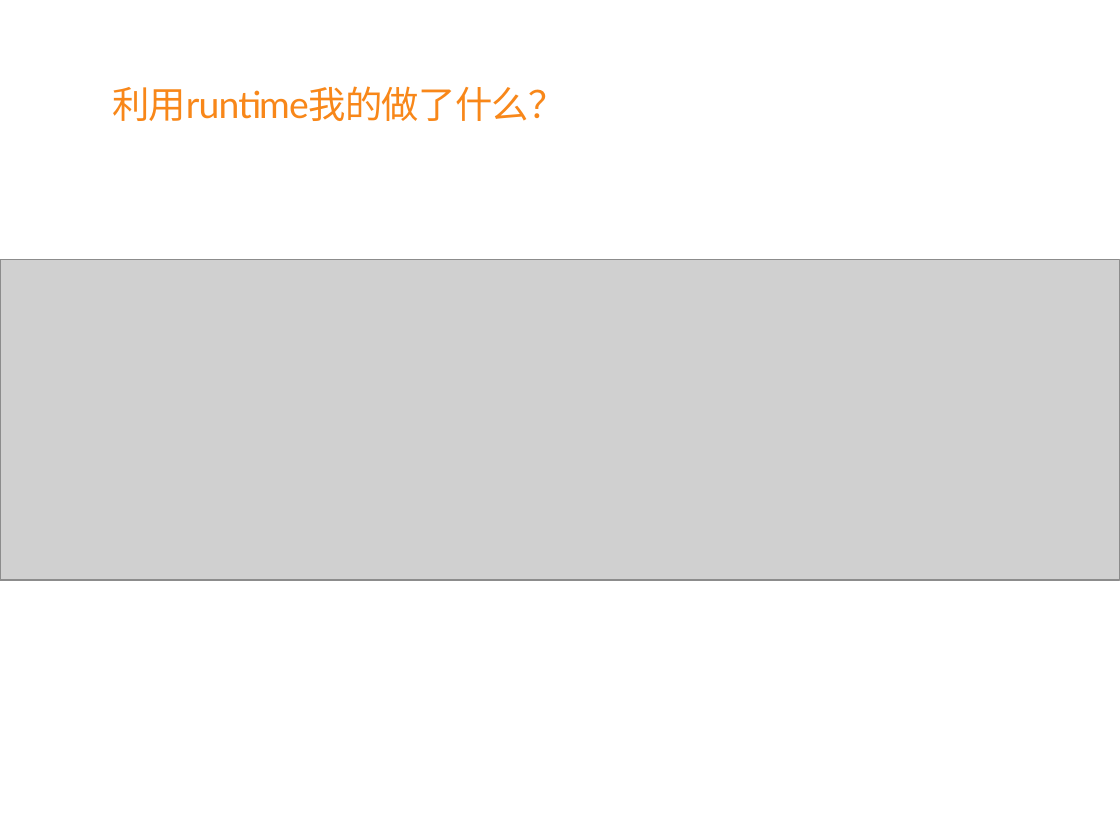
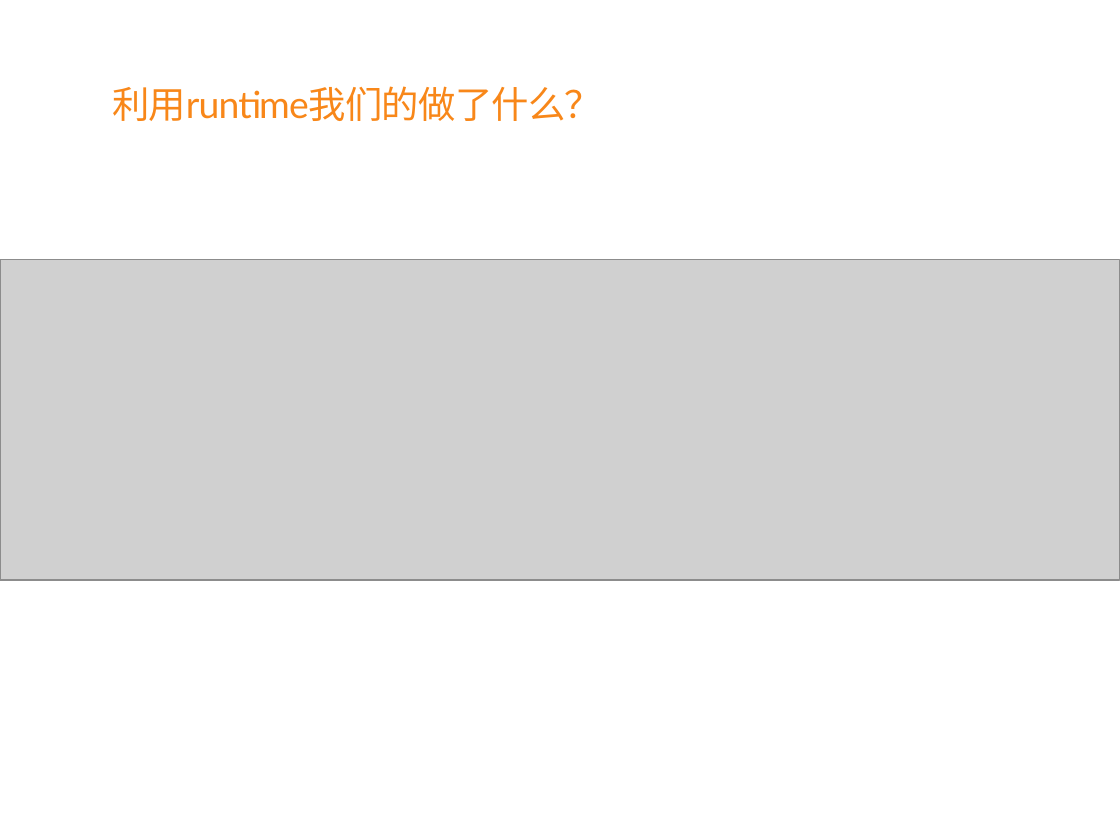
Before and after one commit to liyuan116/ios, a slide deck: slide 12 of 技术分享.pptx. Drawn at 1120x840 pixels with LibreOffice and Linux fonts; fonts in the diff are those of the drawing; grey boxes stand for pictures; background and template pictures are left out. Boxes give left, top, right and bottom in pixels: in the first picture for what was removed or moved away, otherwise in the second. Text is boxed around its words. In the diff, an @@ line names an element or a change of style, - is before the commit and + after.

```diff
--- a/技术分享.pptx
+++ b/技术分享.pptx
@@ title at (x1=112, y1=86, x2=602, y2=121): text changed @@
-利用runtime我的做了什么？
+利用runtime我们的做了什么？
```
Also in this commit, not shown: 3 other slides changed, 1 slide added, 19 other files.
